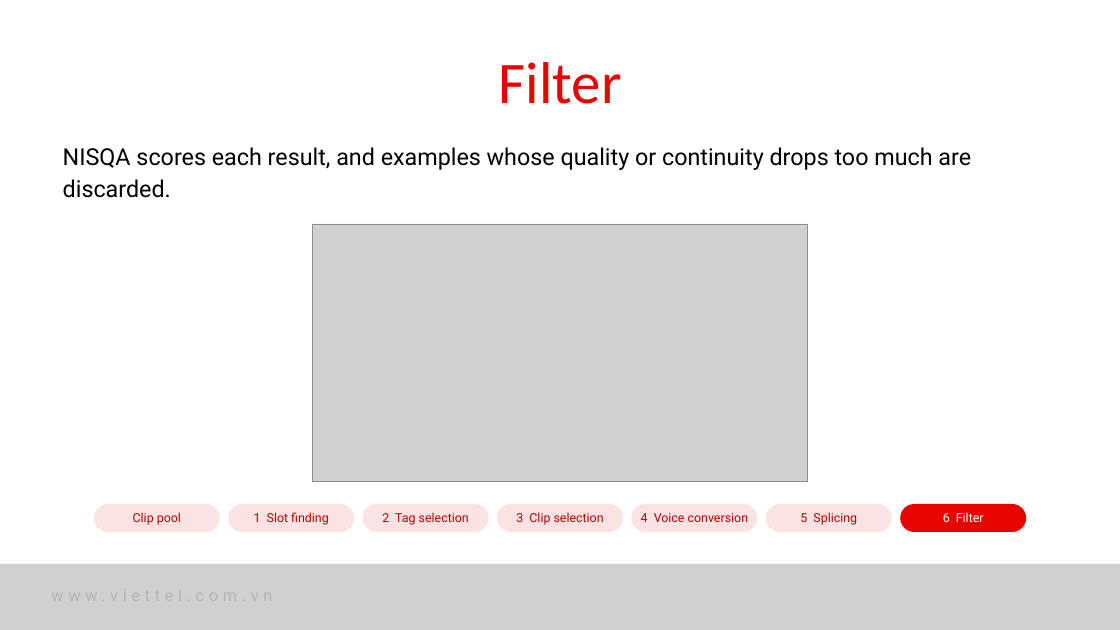
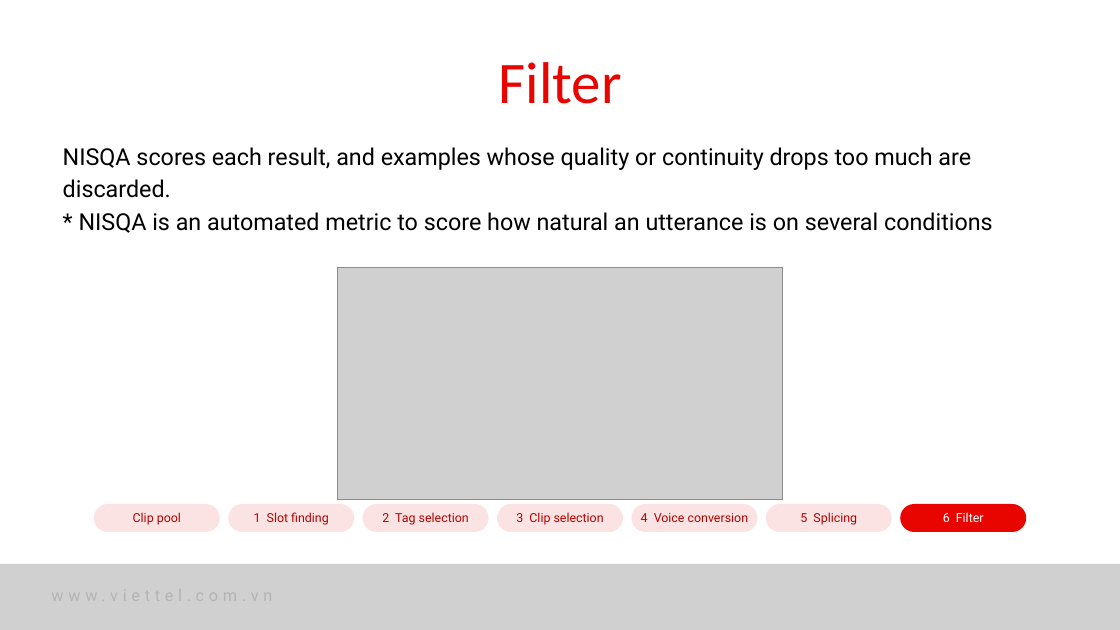
Before and after one commit to nhakanasi/VDT_GD2, a slide deck: slide 11 of Method.pptx. Drawn at 1120x630 pixels with LibreOffice and Linux fonts; fonts in the diff are those of the drawing; grey boxes stand for pictures. Boxes give left, top, right and bottom in pixels: in the first picture for what was removed or moved away, otherwise in the second. Text is boxed around its words. In the diff, an @@ line names an element or a change of style, - is before the commit and + after.

```diff
--- a/Method.pptx
+++ b/Method.pptx
@@ text at (79,212,993,233): paragraph added @@
+* NISQA is an automated metric to score how natural an utterance is on several conditions
@@ picture: place and size @@
-picture at (312,224,808,482)
+picture at (338,268,783,499)
```
Also in this commit, not shown: 4 other slides changed, 7 slides added, 4 slides removed.
